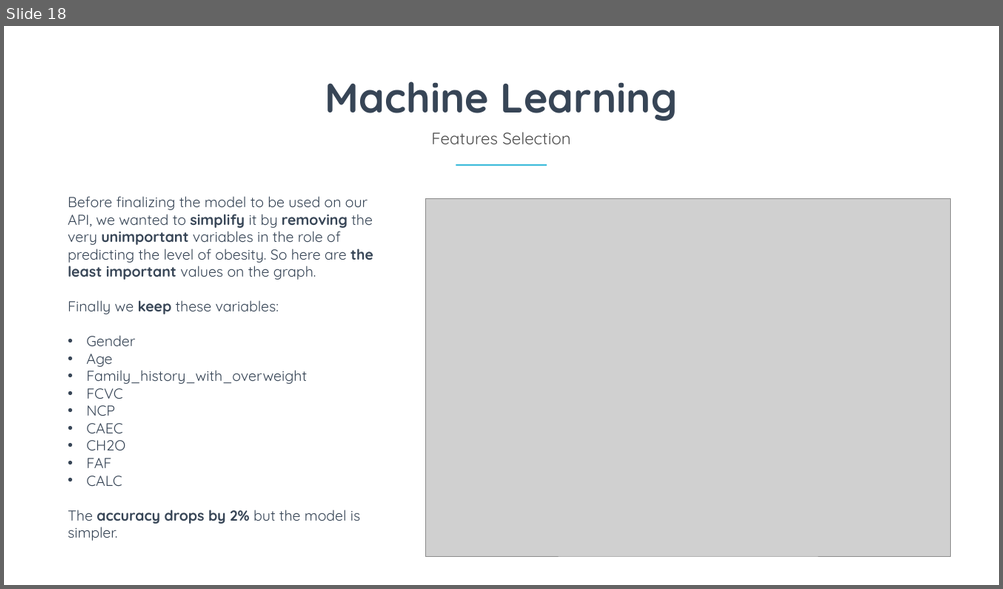
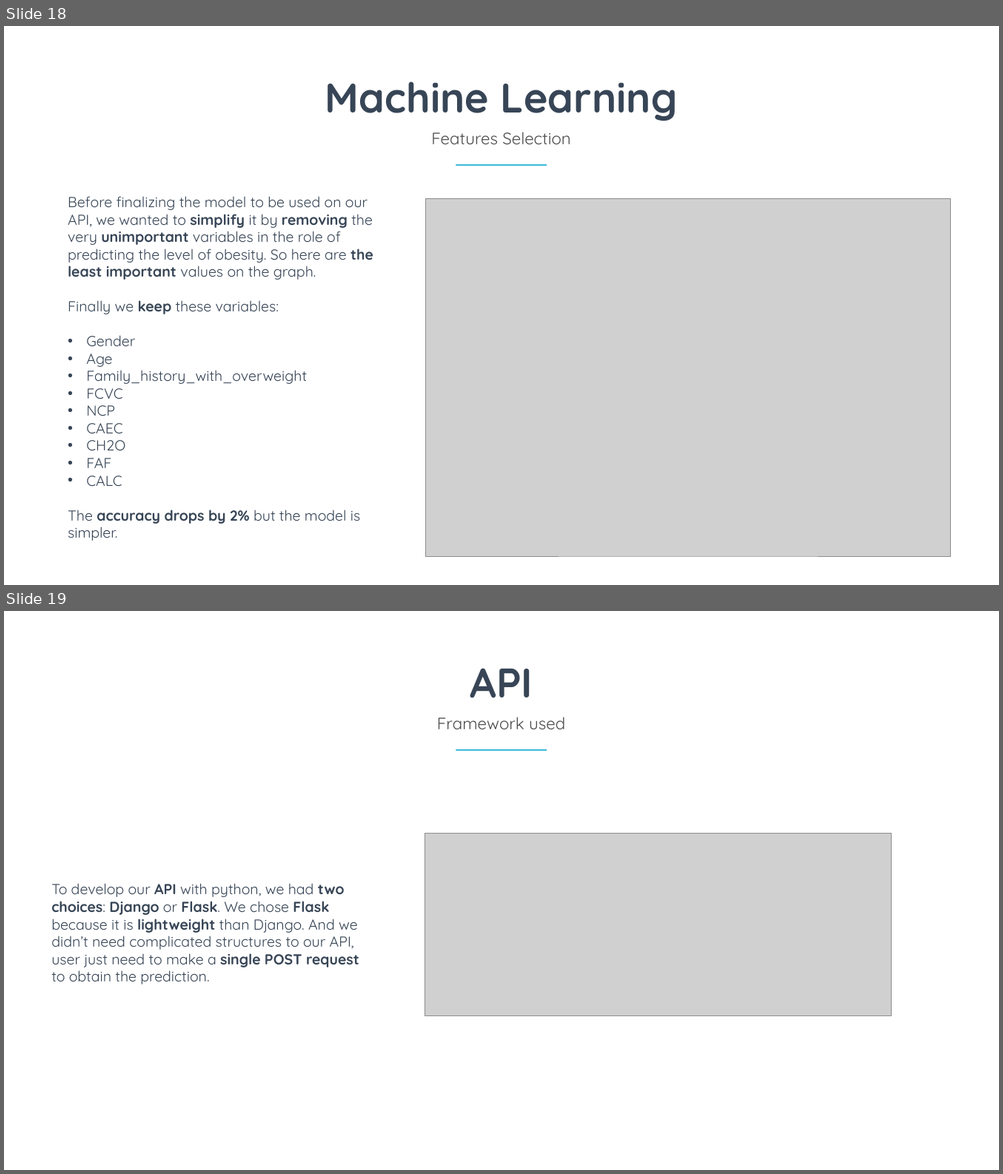
Before and after one commit to Aursen/ObesityAnalysis, a slide deck: Report.pptx. Shown one above the other, each under a label of ours: slide 18 before the commit, slides 18 and 19 after it. The pictures are 1003x589 and 1003x1174 pixels, drawn with LibreOffice and Linux fonts; fonts in the diff are those of the drawing; grey boxes stand for pictures. Boxes give left, top, right and bottom in pixels: in the first picture for what was removed or moved away, otherwise in the second. Text is boxed around its words. In the diff, an @@ line names an element or a change of style, - is before the commit and + after.

```diff
--- a/Report.pptx
+++ b/Report.pptx
@@ slide 19 added at (4,611,999,1170), background #FFFFFF @@
@@ text added at (469,668,532,698), 80 pt, text #374556, bold @@
+API
@@ text added at (437,717,565,729), 32 pt, text #4C4C4C @@
+Framework used
@@ rectangle added at (455,749,546,751), fill #41BDDB @@
@@ picture added at (425,833,891,1016) @@
@@ text added at (51,883,359,985), 28 pt, text #374556 @@
+To develop our API with python, we had two choices: Django or Flask. We chose Flask because it is lightweight than Django. And we didn’t need complicated structures to our API, user just need to make a single POST request to obtain the prediction.
```
Also in this commit, not shown: 1 other slide added.
